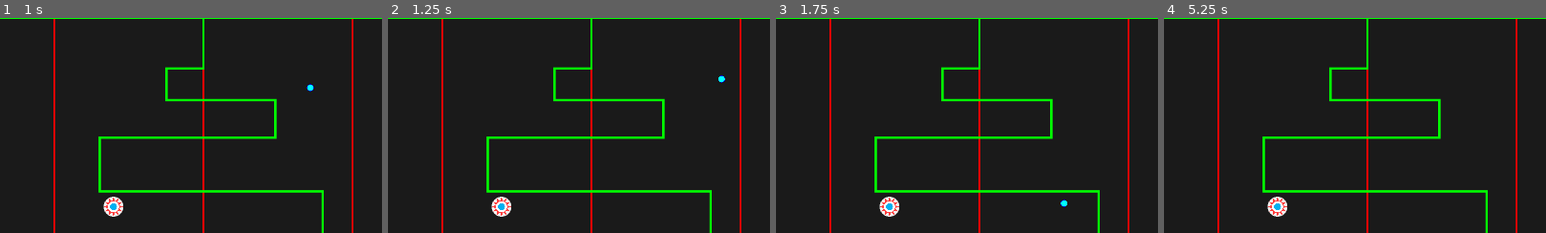
Above: before the commit, frames 1-4 (left to right).
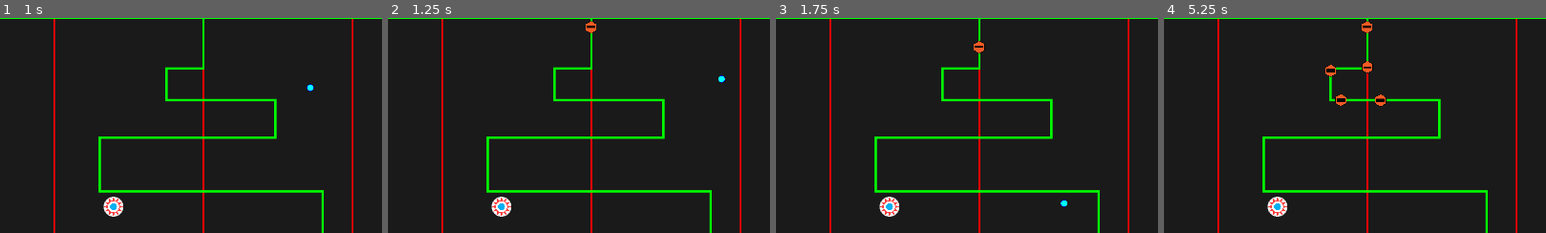
Above: after the commit, the same moments.

Repository: cxhuy/ptd
Game: Godot game, scene res://scenes/game.tscn
Two runs of this game, one before a commit and one after it. Both use one fixed random seed, a clock stepped at 60 frames per second and the inputs below.
Inputs:
- Up to frame 1 (1 s): tap Enter at 0.5 s; hold / (rightFlip) from 0.53 s (still down)
- Up to frame 2 (1.25 s): keep holding / (rightFlip)
- Up to frame 3 (1.75 s): tap Space at 1.25 s; release / (rightFlip) at 1.28 s; hold Z (leftFlip) from 1.28 s (still down)
- Up to frame 4 (5.25 s): tap Enter at 2 s; release Z (leftFlip) at 2.03 s; hold / (rightFlip) 2.03-3.53 s; hold Z (leftFlip) from 3.53 s (still down); tap Space at 4.25 s
The pictures show only the part of the screen within x 23-73%, y 0-50%; the shares and areas given below are measured in that part.

Frame 1 is identical in both runs. In frame 2, 0.1% of the frame differs, in the area x 51-55%, y 1-8%; in frame 3, 0.1%; in frame 4, 0.6%, in the area x 42-59%, y 1-42%.

Commit message:
feat: add enemy path movement

Diff:
--- a/scenes/game.tscn
+++ b/scenes/game.tscn
@@ -6,6 +6,7 @@
 [ext_resource type="PackedScene" uid="uid://d23liiq5o3xd" path="res://scenes/flipper/rightFlipper.tscn" id="3_mdsrv"]
 [ext_resource type="PackedScene" uid="uid://bhfj71qo8alo3" path="res://scenes/flipper/leftFlipper.tscn" id="3_mqu62"]
 [ext_resource type="PackedScene" uid="uid://blwg2kwssqdvp" path="res://scenes/environment/bumper.tscn" id="5_l2te3"]
+[ext_resource type="Script" path="res://scripts/enemy/enemySpawn.gd" id="6_ceuvg"]
 
 [sub_resource type="PhysicsMaterial" id="PhysicsMaterial_u6bn6"]
 bounce = 0.1
@@ -47,6 +48,7 @@
 [node name="TopWall(Test)" type="CollisionShape2D" parent="Walls"]
 position = Vector2(960, 25)
 shape = SubResource("RectangleShape2D_jarcq")
+disabled = true
 
 [node name="Slopes" type="RigidBody2D" parent="."]
 collision_layer = 2
@@ -75,7 +77,13 @@
 
 [node name="Enemies" type="Path2D" parent="."]
 curve = SubResource("Curve2D_13sw7")
+script = ExtResource("6_ceuvg")
 
 [node name="PathSprite" type="Sprite2D" parent="Enemies"]
 position = Vector2(960, 540)
 texture = ExtResource("1_pf6s4")
+
+[node name="SpawnTimer" type="Timer" parent="Enemies"]
+autostart = true
+
+[connection signal="timeout" from="Enemies/SpawnTimer" to="Enemies" method="_on_spawn_timer_timeout"]
--- /dev/null
+++ b/scripts/enemy/enemySpawn.gd
@@ -0,0 +1,10 @@
+extends Path2D
+
+var enemy = preload("res://scenes/enemy/enemy.tscn")
+
+
+func _on_spawn_timer_timeout():
+	var enemyPath: PathFollow2D = PathFollow2D.new()
+	var enemyInstance := enemy.instantiate()
+	enemyPath.add_child(enemyInstance)
+	self.add_child(enemyPath)
--- /dev/null
+++ b/sprites/enemy/enemy.svg
@@ -0,0 +1 @@
+<svg id="레이어_1" data-name="레이어 1" xmlns="http://www.w3.org/2000/svg" viewBox="0 0 222 256.34"><defs><style>.cls-1{fill:#f15a24;}</style></defs><polygon class="cls-1" points="3 190.53 3 65.82 111 3.46 219 65.82 219 190.53 111 252.88 3 190.53"/><path d="M128,6.76,233,67.38V188.62L128,249.24,23,188.62V67.38L128,6.76m0-6.93L17,63.91V192.09l111,64.08,111-64.08V63.91L128-.17Z" transform="translate(-17 0.17)"/><rect x="29" y="98.17" width="164" height="7"/><path d="M207,101v1H49v-1H207m6-6H43v13H213V95Z" transform="translate(-17 0.17)"/><rect x="29" y="116.17" width="164" height="24"/><path d="M207,119v18H49V119H207m6-6H43v30H213V113Z" transform="translate(-17 0.17)"/><rect x="29" y="151.17" width="164" height="7"/><path d="M207,154v1H49v-1H207m6-6H43v13H213V148Z" transform="translate(-17 0.17)"/></svg>
Not shown: 1 places in scenes/game.tscn that only renumber resources
Not shown, added: sprites/enemy/enemy.svg.import
